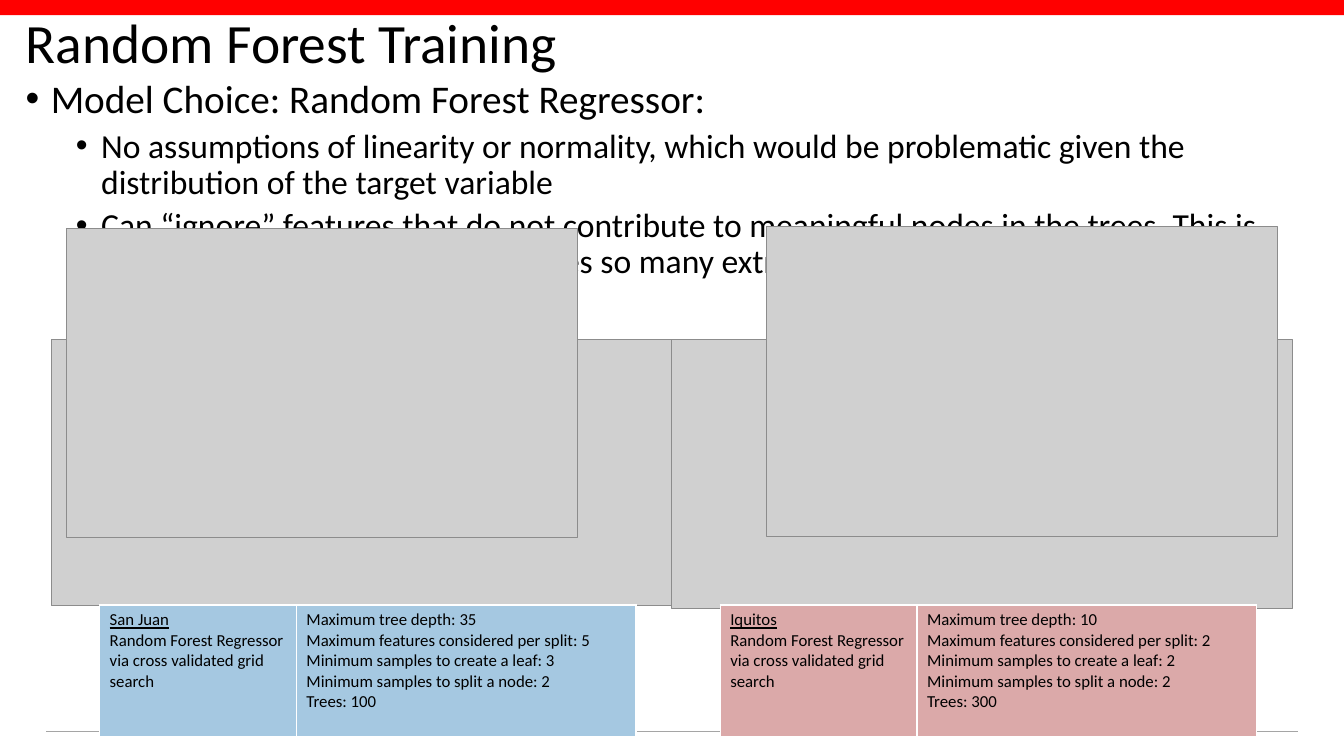
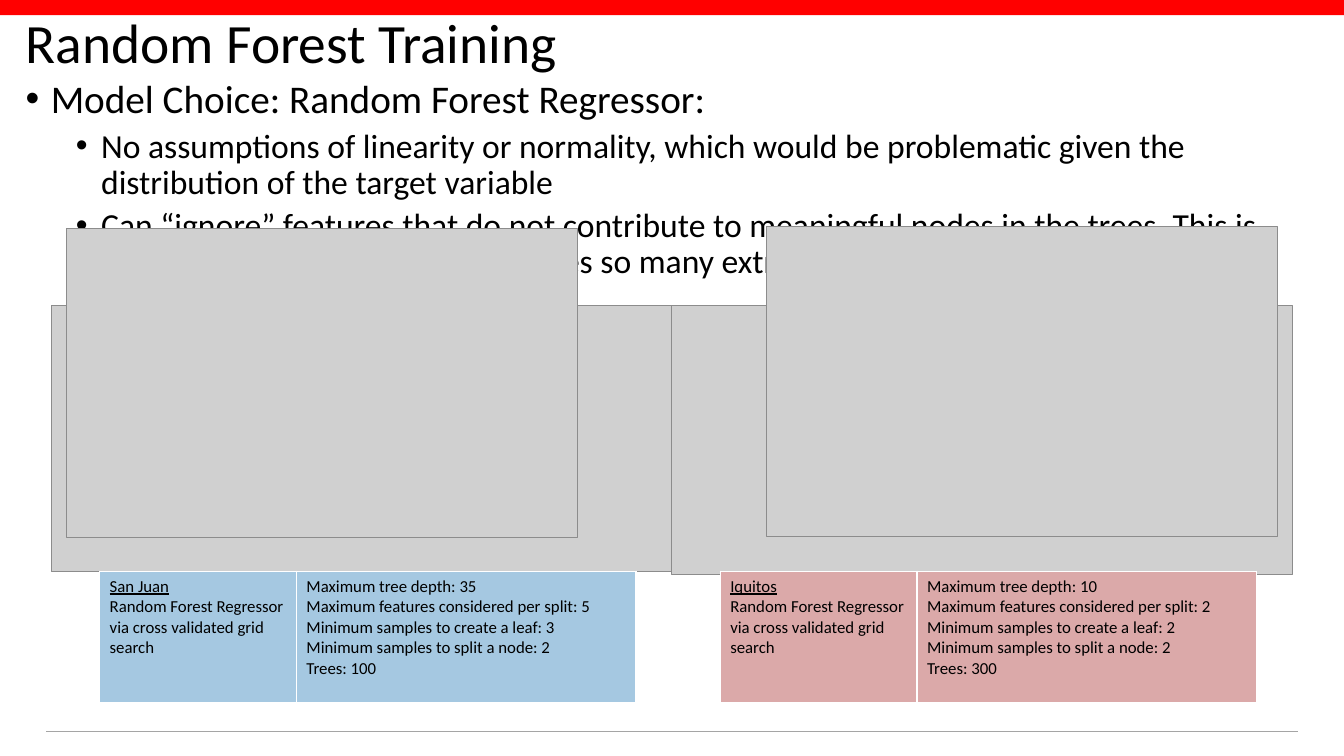
Before and after one commit to conditg/deng-ai, a slide deck: slide 16 of DengAI.pptx. Drawn at 1344x756 pixels with LibreOffice and Linux fonts; fonts in the diff are those of the drawing; grey boxes stand for pictures; background and template pictures are left out. Boxes give left, top, right and bottom in pixels: in the first picture for what was removed or moved away, otherwise in the second. Text is boxed around its words. In the diff, an @@ line names an element or a change of style, - is before the commit and + after.

```diff
--- a/DengAI.pptx
+++ b/DengAI.pptx
@@ 2 pictures, 2 tables: place and size @@
-2 pictures, 2 tables at [51, 340, 1294, 736]
+2 pictures, 2 tables at [51, 306, 1294, 703]
```
Also in this commit, not shown: 5 other slides changed, 1 other file.
